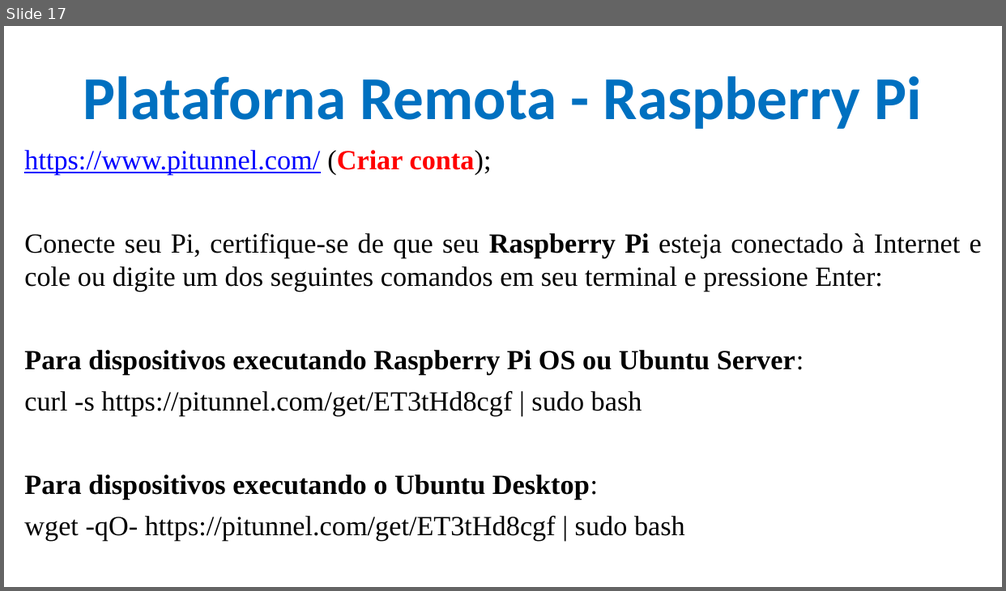
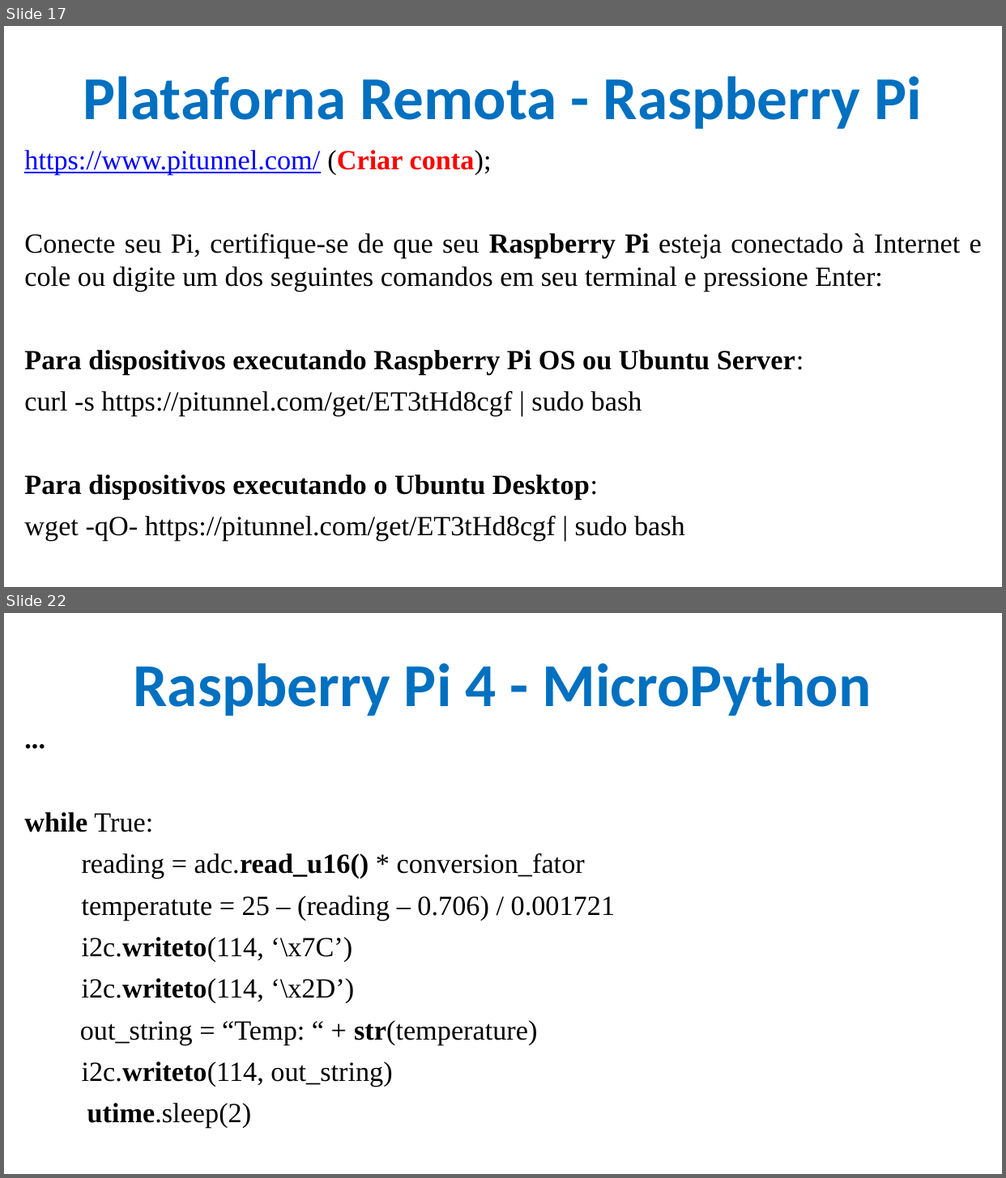
Before and after one commit to CloudEducationBrazil/WydenArea1AplicacaoCloudIndustria40Python, a slide deck: 01 Classes/Aula 06 - Aplicação Cloud Indústria 40 Python IoT Plataforma Raspberry PI.pptx. Shown one above the other, each under a label of ours: slide 17 before the commit, slides 17 and 22 after it; the slides between them are not shown. The pictures are 1006x591 and 1006x1178 pixels, drawn with LibreOffice and Linux fonts; fonts in the diff are those of the drawing; background and template pictures are left out. Boxes give left, top, right and bottom in pixels: in the first picture for what was removed or moved away, otherwise in the second. Text is boxed around its words. In the diff, an @@ line names an element or a change of style, - is before the commit and + after.

Commit message:
Aula 06 IoT Python AVA 11042023

```diff
--- a/01 Classes/Aula 06 - Aplicação Cloud Indústria 40 Python IoT Plataforma Raspberry PI.pptx
+++ b/01 Classes/Aula 06 - Aplicação Cloud Indústria 40 Python IoT Plataforma Raspberry PI.pptx
@@ slide 22 added at bbox=[4, 613, 1002, 1174], background picture (left out) @@
@@ title added at bbox=[134, 663, 872, 716], 44 pt, text #0070C0, bold @@
+Raspberry Pi 4 - MicroPython
@@ text added at bbox=[24, 812, 616, 1128], 20 pt, text #000000 @@
+...
+while True:
+reading = adc.read_u16() * conversion_fator
+temperatute = 25 – (reading – 0.706) / 0.001721
+i2c.writeto(114, ‘\x7C’)
+i2c.writeto(114, ‘\x2D’)
+out_string = “Temp: “ + str(temperature)
+i2c.writeto(114, out_string)
+utime.sleep(2)
```
Also in this commit, not shown: 4 slides changed, 4 other slides added.
